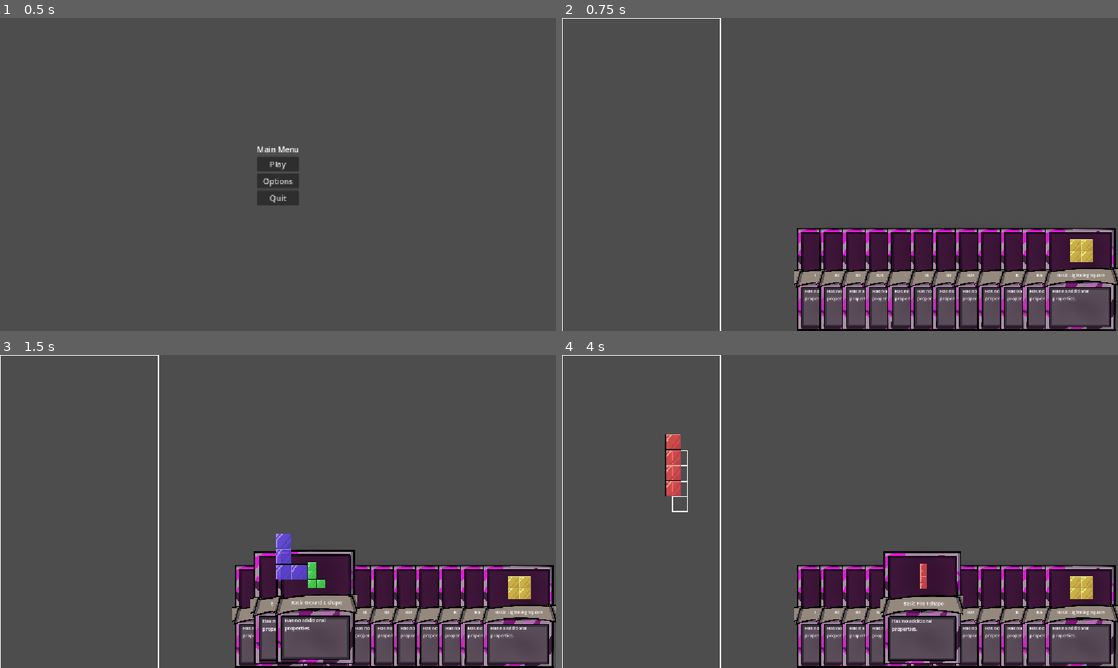
Above: before the commit, frames 1-4 (two rows, left to right).
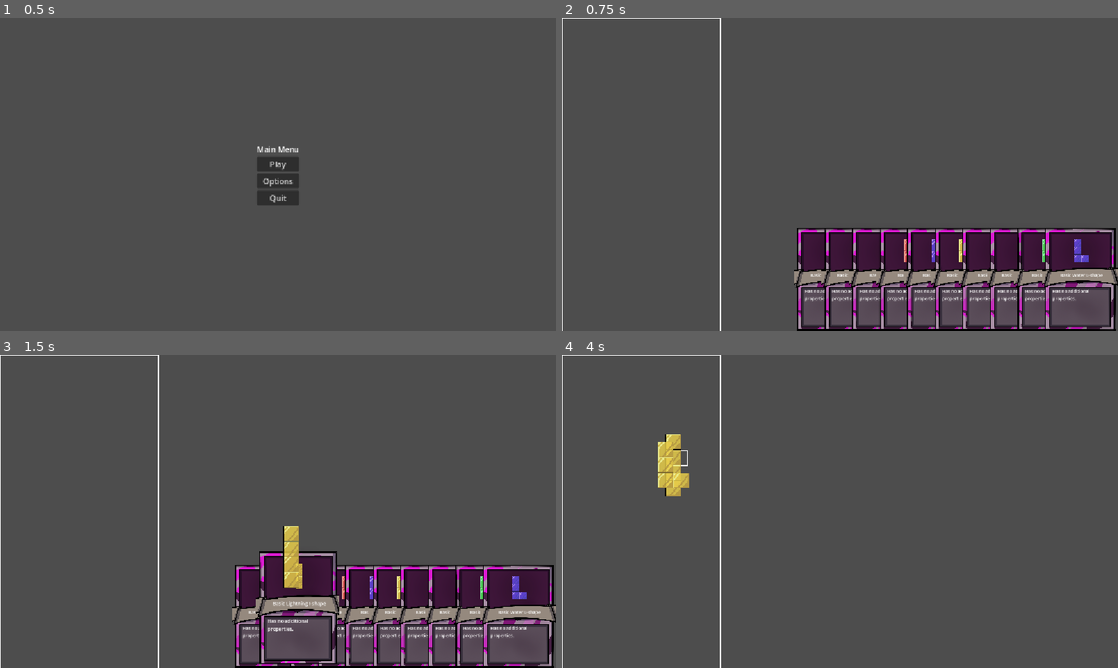
Above: after the commit, the same moments.

Repository: ttcs-games/godot-wild-jam-99
Game: Godot game, scene res://Main_menu.tscn
The game is run twice, just before and just after one commit, with the same random seed, the same clock (stepped at 60 frames per second) and the same inputs.
Inputs (mouse positions are in pixels of both pictures, inside the frame that each line leads up to):
- Up to frame 1 (0.5 s): no input
- Up to frame 2 (0.75 s): click "Play" at 0.5 s
- Up to frame 3 (1.5 s): tap Enter at 1.25 s; drag from (272, 614) to (333, 442) at 1.27 s
- Up to frame 4 (4 s): tap Space at 2, 3.05 s; drag from (856, 605) to (812, 574) at 2.02 s; move the mouse to (878, 605) at 2.77 s; hold Right 2.78-3.5 s; tap 0 at 2.85 s; click (878, 605) at 2.92 s; tap Enter at 3.5 s; drag from (901, 605) to (673, 464) at 3.52 s

Frame 1 is identical in both runs. In frame 2, 6.5% of the frame differs, in the area x 44-98%, y 67-100%; in frame 3, 7.6%; in frame 4, 16%, in the area x 17-100%, y 25-100%.

Commit message:
Internal Deck Handling

Diff:
--- a/autoload/game_manager.gd
+++ b/autoload/game_manager.gd
@@ -4,14 +4,46 @@
 
 extends Node
 
+const DRAW_AMOUNT := 10
+
 var hand: Control
 var cursor_layer: CanvasLayer
+
+var deck: CardPile
+var discard: CardPile
+var exhume: CardPile
 
 const CURSOR := preload("res://ui/held_cursor.tscn")
 
 var _active_card: Control = null
 var _active_card_index: int = 1000 #because the player will never have more than 10 cards
 var _active_cursor: Node2D = null
+
+# Creates the piles and a initial deck
+func init_deck() -> void:
+	deck = CardPile.new()
+	discard = CardPile.new()
+	exhume = CardPile.new()
+	deck.add_all(CardFactory.standard_deck())
+	deck.shuffle()
+
+# Draws cards from deck into hand
+# Reshuffles discard pile into deck if there is not enough to draw
+func start_turn() -> void:
+	var cards := deck.draw(DRAW_AMOUNT)
+	if cards.size() < DRAW_AMOUNT:
+		deck.add_all(discard.draw_all())
+		deck.shuffle()
+		cards.append_array(deck.draw(DRAW_AMOUNT - cards.size()))
+	hand.setup(cards)
+
+# Puts all the cards from hand to discard pile
+func end_turn() -> void:
+	discard.add_all(hand.get_cards_data())
+	hand.clear()
+
+func discard_card(card: CardData) -> void:
+	discard.add(card)
 
 # Needs to be called
 func select_card(card: Control, card_index: int) -> void:
--- /dev/null
+++ b/data/card_pile.gd
@@ -0,0 +1,46 @@
+class_name CardPile
+extends RefCounted
+
+signal changed
+
+var _cards: Array[CardData] = []
+var _rng := RandomNumberGenerator.new()
+
+func size() -> int:
+	return _cards.size()
+
+func is_empty() -> bool:
+	return _cards.is_empty()
+
+func clear() -> void:
+	_cards.clear()
+	changed.emit()
+
+func add(card: CardData) -> void:
+	if card == null:
+		push_error("CardPile.add: null card")
+		return
+	_cards.append(card)
+	changed.emit()
+
+func add_all(cards: Array[CardData]) -> void:
+	for card in cards:
+		_cards.append(card)
+	changed.emit()
+
+func draw_all() -> Array[CardData]:
+	var out = _cards.duplicate(true)
+	_cards.clear()
+	return out
+
+func shuffle() -> void:
+	_cards.shuffle()
+
+func draw(n: int) -> Array[CardData]:
+	var out: Array[CardData] = []
+	var count := mini(n, _cards.size())
+	for i in count:
+		out.append(_cards.pop_back())
+	if count > 0:
+		changed.emit()
+	return out
--- a/grid.gd
+++ b/grid.gd
@@ -138,13 +138,11 @@
 
 # todo: debug function, to be removed
 func _unhandled_input(event: InputEvent) -> void:
-	# Spacebar is pressed - generate a static array of blocks and emulate place function
+	# TODO: debug spacebar/0 to end/start a turn
 	if event is InputEventKey and event.pressed and event.keycode == KEY_SPACE:
-		var test_offsets: Array[Vector2i] = [Vector2i(0, 0), Vector2i(1, 0), Vector2i(0, 1)]
-		var ok := place(test_offsets, hovered_cell, Elements.Id.BLUE)
-		if not ok:
-			placement_rejected.emit(test_offsets)
-
+		GameManager.end_turn()
+	elif event is InputEventKey and event.pressed and event.keycode == KEY_0:
+		GameManager.start_turn()
 	elif event is InputEventMouseButton and event.pressed and event.button_index == MOUSE_BUTTON_LEFT and GameManager._active_card != null:
 		var test_offsets: Array[Vector2i] = GameManager._active_card.card_data.shape.offsets
 		var ok := place(test_offsets, hovered_cell, GameManager._active_card.card_data.element)
--- a/tests/cursor_test.gd
+++ b/tests/cursor_test.gd
@@ -14,4 +14,5 @@
 	hand.card_selected.connect(GameManager.select_card)
 
 	# Set the hand to be filled with the whole deck
-	hand.setup(CardFactory.standard_deck())
+	GameManager.init_deck()
+	GameManager.start_turn()
--- a/ui/hand.gd
+++ b/ui/hand.gd
@@ -16,7 +16,7 @@
 
 # Ini the hand: create the cards
 func setup(data_array: Array[CardData]) -> void:
-	_clear()
+	clear()
 	for data in data_array:
 		var card: Control = CARD.instantiate()
 		card.setup(data)
@@ -25,8 +25,14 @@
 		cards.append(card)
 	_layout()
 
+func get_cards_data() -> Array[CardData]:
+	var out: Array[CardData] = []
+	for card in cards:
+		out.append(card.card_data)
+	return out
+
 # Destroy all cards
-func _clear() -> void:
+func clear() -> void:
 	for card in cards:
 		card.queue_free()
 	cards.clear()
@@ -77,6 +83,7 @@
 
 func _on_grid_shape_placed(cells: Array[Vector2i], element: Elements.Id) -> void:
 	var card = cards.pop_at(GameManager._active_card_index)
+	GameManager.discard_card(card.card_data)
 	GameManager.remove_card()
 	card.queue_free()
 	_layout()
Not shown, added: data/card_pile.gd.uid
